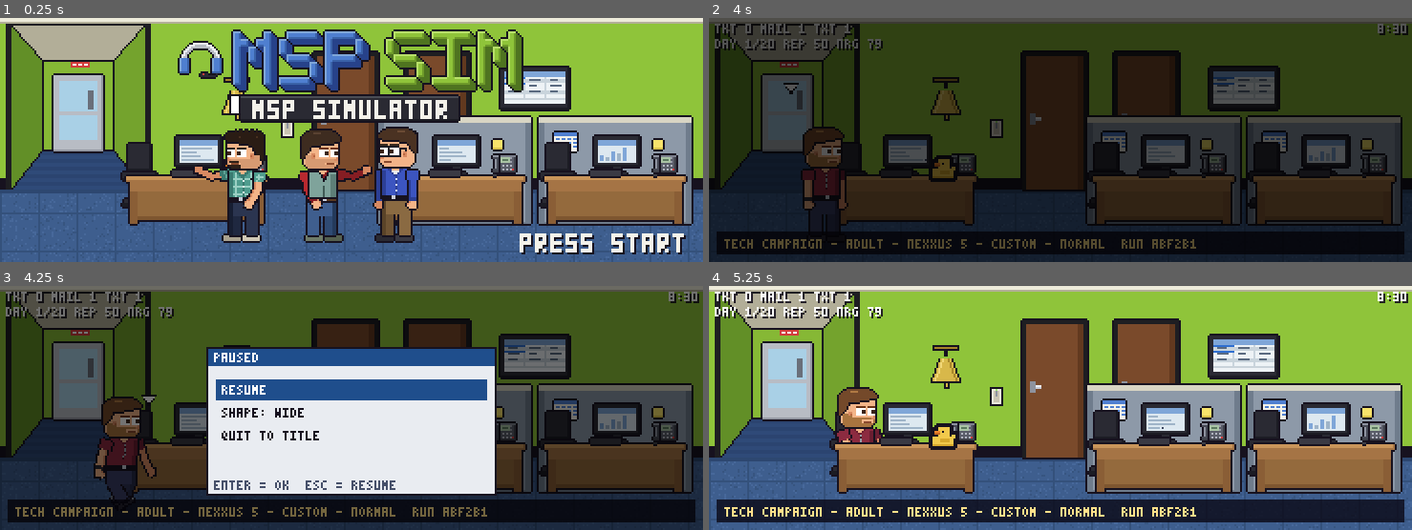
Above: before the commit, frames 1-4 (two rows, left to right).
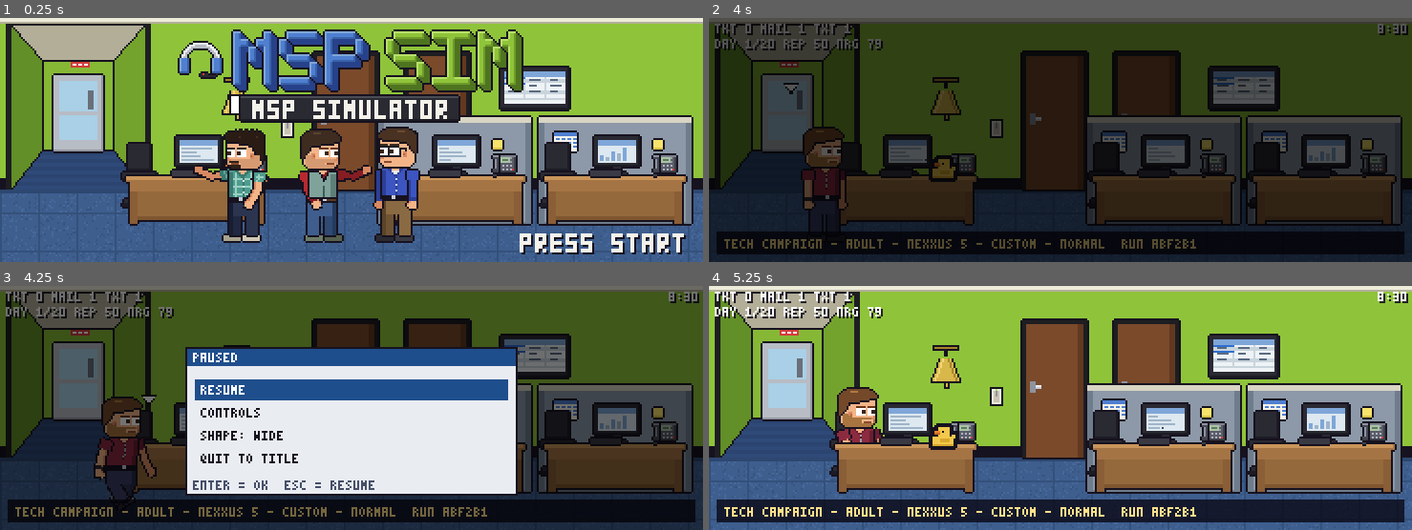
Above: after the commit, the same moments.

Repository: shiftnerd/mspsim
Game: Godot game, scene res://scenes/title.tscn
Same seed, same stepped clock (60 frames per second), same inputs: the game is played once before the commit and once after it.
Inputs (mouse positions are in pixels of both pictures, inside the frame that each line leads up to):
- Up to frame 1 (0.25 s): no input
- Up to frame 2 (4 s): tap Enter (ui_accept) at 0.5, 2 s; move the mouse to (1215, 127) at 0.52 s; hold D (move_right) 0.53-1.25 s; tap X (dance) at 0.6 s; click (1215, 127) at 0.67 s; tap Space (jump) at 0.77, 1.07, 3.77 s; tap K (die) at 0.8 s; drag from (919, 152) to (1144, 152) at 1.27 s; move the mouse to (1130, 86) at 2.02 s; hold A (move_left) 2.03-2.75 s; hold S (duck) 2.03-2.75 s; tap F (drink) at 2.1 s; click (1130, 86) at 2.17 s; drag from (1025, 188) to (793, 152) at 2.77 s; move the mouse to (1271, 176) at 3.52 s; hold D (move_right) from 3.53 s (still down); tap C (follow) at 3.6 s; click (1271, 176) at 3.67 s; tap H (hurt) at 3.8 s
- Up to frame 3 (4.25 s): keep holding D (move_right); tap Space (jump) at 4.07 s; tap Escape (ui_cancel) at 4.15 s
- Up to frame 4 (5.25 s): release D (move_right) at 4.25 s; drag from (849, 371) to (793, 420) at 4.27 s; tap Enter (ui_accept) at 5 s; move the mouse to (1095, 408) at 5.02 s; hold D (move_right) from 5.03 s (still down); tap E (interact) at 5.1 s; click (1095, 408) at 5.17 s

Frames 1-2 are identical in both runs. In frame 3, 5.7% of the frame differs, in the area x 26-74%, y 25-86%; in frame 4, nothing differs.

Commit message:
Add Controls (named actions with gamepad bindings), a controls page in the pause menu, debug-only F-key jumps
Co-Authored-By: Claude Sonnet 5.5 <noreply@anthropic.com>
Claude-Session: https://claude.ai/code/session_01EmCt86fEXnPw3giyK94Bzf

Diff:
--- a/godot/project.godot
+++ b/godot/project.godot
@@ -10,6 +10,7 @@
 [autoload]
 
 Game="*res://scripts/game.gd"
+Controls="*res://scripts/controls.gd"
 World="*res://scripts/world.gd"
 Net="*res://scripts/net.gd"
 Msp="*res://scripts/msp.gd"
--- /dev/null
+++ b/godot/scripts/controls.gd
@@ -0,0 +1,133 @@
+extends Node
+# gdlint:disable=max-line-length
+# Autoload: the one place that says which key (and which gamepad button) does what (roadmap R14, portability).
+# Every control is a named InputMap action registered here at startup; scripts ask for the action instead of a raw
+# key, so a controller or a touch layer can be added later without touching the game scripts.
+#   Controls.matches(event, "push_a")   true when a key event is one of the action's keys, or the action itself
+#                                       (tests send plain key events, a gamepad sends the action)
+#   Controls.confirm(event) / back(event)  Enter, Space or E / Esc or Backspace, or the ui_accept / ui_cancel actions
+# Gamepad: left stick or D-pad moves, A jumps, X uses, B runs, stick down ducks, RT aims, Start pauses. Most screens
+# still read the keyboard; the player's movement actions and the pause menu already work with a pad.
+
+# action: [keys, pad buttons, pad axes as [axis, value]]
+const ACTIONS := {
+	"move_left": [[KEY_A, KEY_LEFT], [JOY_BUTTON_DPAD_LEFT], [[JOY_AXIS_LEFT_X, -1.0]]],
+	"move_right": [[KEY_D, KEY_RIGHT], [JOY_BUTTON_DPAD_RIGHT], [[JOY_AXIS_LEFT_X, 1.0]]],
+	"jump": [[KEY_SPACE, KEY_W, KEY_UP], [JOY_BUTTON_A, JOY_BUTTON_DPAD_UP], []],
+	"run": [[KEY_SHIFT], [JOY_BUTTON_B], []],
+	"interact": [[KEY_E], [JOY_BUTTON_X], []],
+	"hurt": [[KEY_H], [], []],
+	"die": [[KEY_K], [], []],
+	"revive": [[KEY_R], [], []],
+	"wave": [[KEY_Q], [JOY_BUTTON_Y], []],
+	"drink": [[KEY_F], [JOY_BUTTON_LEFT_SHOULDER], []],
+	"dance": [[KEY_X], [], []],
+	"follow": [[KEY_C], [], []],
+	"duck": [[KEY_S, KEY_DOWN], [JOY_BUTTON_DPAD_DOWN], [[JOY_AXIS_LEFT_Y, 1.0]]],
+	"aim": [[KEY_Z], [], [[JOY_AXIS_TRIGGER_RIGHT, 1.0]]],
+	"push_a": [[KEY_Z], [JOY_BUTTON_A], []],
+	"push_b": [[KEY_X], [JOY_BUTTON_B], []],
+	"pick_next": [[KEY_TAB], [JOY_BUTTON_RIGHT_SHOULDER], []],
+	"pick_prev": [[], [JOY_BUTTON_LEFT_SHOULDER], []],
+	"offer_war": [[KEY_V], [JOY_BUTTON_Y], []],
+	"give_item": [[KEY_G], [], []],
+	"phone": [[KEY_P], [JOY_BUTTON_BACK], []],
+	"mute": [[KEY_M], [], []],
+	"pause": [[KEY_PAUSE], [JOY_BUTTON_START], []],
+}
+
+# the help page of the pause menu: pages of [what, keys]
+const HELP := [
+	[
+		"MOVING AND USING",
+		[
+			["MOVE", "A D OR ARROWS"],
+			["JUMP", "SPACE OR W"],
+			["RUN", "HOLD SHIFT"],
+			["DUCK", "S OR DOWN"],
+			["USE, SIT, DOORS", "E"],
+			["PICK A TARGET", "TAB, SHIFT TAB"],
+			["CELL PHONE", "P"],
+			["PAUSE, HELP", "ESC OR PAUSE"],
+		],
+	],
+	[
+		"PEOPLE AND SEATS",
+		[
+			["ROLL YOUR CHAIR", "SHIFT + A D (SEATED)"],
+			["STAND UP", "ANY MOVE KEY OR E"],
+			["WAVE", "Q"],
+			["SIP YOUR DRINK", "F"],
+			["DANCE", "X (FREE PLAY ENDS IT)"],
+			["FOLLOW ME", "C, NEXT TO A COWORKER"],
+			["TALK", "E, NEXT TO A COWORKER"],
+			["MUTE SOUND", "M"],
+		],
+	],
+	[
+		"GAMES AND EXTRAS",
+		[
+			["FIRE A DART", "TAP Z"],
+			["LONG SHOT", "HOLD Z, RELEASE"],
+			["START A WAR, GIVE", "V, G"],
+			["CHAIR RACE PUSH", "Z X IN TURN"],
+			["CHAIR RACE STEER", "ARROWS"],
+			["BOWLING AND ESCAPE", "E"],
+			["KARAOKE LANES", "ARROWS"],
+			["SCREEN SHAPE", "F9"],
+		],
+	],
+]
+
+
+func _ready() -> void:
+	ensure()
+
+
+# register every action that is missing (the player and the tests may also call this; it is safe to repeat)
+func ensure() -> void:
+	for action in ACTIONS:
+		if InputMap.has_action(action):
+			continue
+		InputMap.add_action(action, 0.5)
+		var spec: Array = ACTIONS[action]
+		for code in spec[0]:
+			var ev := InputEventKey.new()
+			ev.physical_keycode = code
+			InputMap.action_add_event(action, ev)
+		for button in spec[1]:
+			var pad := InputEventJoypadButton.new()
+			pad.button_index = button
+			InputMap.action_add_event(action, pad)
+		for ax in spec[2]:
+			var motion := InputEventJoypadMotion.new()
+			motion.axis = ax[0]
+			motion.axis_value = ax[1]
+			InputMap.action_add_event(action, motion)
+
+
+# is this event the action? Plain key events (from tests, or keys with no physical code) are compared by key code
+func matches(event: InputEvent, action: String) -> bool:
+	if not ACTIONS.has(action):
+		return false
+	if event.is_action(action):
+		return true
+	if event is InputEventKey:
+		if action == "pick_prev":
+			return event.keycode == KEY_TAB and event.shift_pressed
+		if action == "pick_next" and event.shift_pressed:
+			return false
+		return event.keycode in ACTIONS[action][0]
+	return false
+
+
+func confirm(event: InputEvent) -> bool:
+	if event is InputEventKey:
+		return event.keycode in [KEY_ENTER, KEY_KP_ENTER, KEY_SPACE, KEY_E] or event.is_action("ui_accept")
+	return event.is_action("ui_accept")
+
+
+func back(event: InputEvent) -> bool:
+	if event is InputEventKey:
+		return event.keycode in [KEY_ESCAPE, KEY_BACKSPACE] or event.is_action("ui_cancel")
+	return event.is_action("ui_cancel")
--- a/godot/scripts/outings.gd
+++ b/godot/scripts/outings.gd
@@ -2616,10 +2616,7 @@
 func _chair_tick(dt: float) -> void:
 	var race: RefCounted = g.race
 	var steer := 0.0
-	if Input.is_key_pressed(KEY_LEFT):
-		steer -= 1.0
-	if Input.is_key_pressed(KEY_RIGHT):
-		steer += 1.0
+	steer = Input.get_axis("move_left", "move_right")
 	race.step(dt, float(g.get("steer", steer)))
 	if race.phase == "done" and race.end_t >= 1.2:
 		_chair_end()
--- a/godot/scripts/pause_menu.gd
+++ b/godot/scripts/pause_menu.gd
@@ -1,19 +1,20 @@
 extends CanvasLayer
 # Autoload: the pause menu. ESC (or the Pause key) while you are walking around a room stops everything: the clock,
 # the cast, the tickets, the SLA timers (the whole scene tree is paused; this node alone keeps running).
-# Rows: RESUME, SHAPE (the output format, same as F9), QUIT TO TITLE (asks first; a campaign keeps its last end-of-day save).
+# Rows: RESUME, CONTROLS (the key list, 3 pages, Left / Right turn them), SHAPE (the output format, same as F9),
+# QUIT TO TITLE (asks first; a campaign keeps its last end-of-day save). The key list lives in Controls.HELP.
 # ESC does nothing here while a computer, phone, card, outing, report or other screen is open: those use ESC themselves.
 # The Pause key works over those too, except on the title and character select screens.
 
 const UiStyle := preload("res://scripts/ui_style.gd")
 
-const ROWS := ["RESUME", "SHAPE", "QUIT TO TITLE"]
 const ROW_H := 12.0
 
 var is_open := false
 
 var _sel := 0
 var _confirm := false
+var _page := -1  # -1 = the menu, 0.. = a page of the controls list
 var _canvas: Control
 
 
@@ -47,6 +48,7 @@
 	is_open = true
 	_sel = 0
 	_confirm = false
+	_page = -1
 	visible = true
 	_canvas.mouse_filter = Control.MOUSE_FILTER_STOP
 	get_tree().paused = true
@@ -65,7 +67,7 @@
 func _labels() -> Array:
 	if _confirm:
 		return ["NO, KEEP PLAYING", "YES, QUIT"]
-	return [ROWS[0], "SHAPE: %s" % Game.format.to_upper(), ROWS[2]]
+	return ["RESUME", "CONTROLS", "SHAPE: %s" % Game.format.to_upper(), "QUIT TO TITLE"]
 
 
 func _activate() -> void:
@@ -75,15 +77,17 @@
 			Game.go_title()
 		else:
 			_confirm = false
-			_sel = 2
+			_sel = 3
 		_canvas.queue_redraw()
 		return
 	match _sel:
 		0:
 			close()
 		1:
+			_page = 0
+		2:
 			Game.cycle_format()
-		2:
+		3:
 			_confirm = true
 			_sel = 0
 	_canvas.queue_redraw()
@@ -91,52 +95,48 @@
 
 func _panel() -> Rect2:
 	var size := get_viewport().get_visible_rect().size
-	return UiStyle.panel_rect(size, 150.0, 76.0 if not _confirm else 88.0)
+	var h := 76.0
+	if _page >= 0:
+		h = 108.0
+	elif _confirm:
+		h = 64.0
+	return UiStyle.panel_rect(size, 172.0, h)
 
 
 func _row_rect(i: int) -> Rect2:
 	var body := _panel().position + Vector2(4.0, 16.0 + (14.0 if _confirm else 0.0))
 	return Rect2(body.x, body.y + ROW_H * float(i), _panel().size.x - 8.0, ROW_H - 1.0)
+
+
+func _turn_page(step: int) -> void:
+	_page = posmod(_page + step, Controls.HELP.size())
+	_canvas.queue_redraw()
 
 
 func _input(event: InputEvent) -> void:
 	if not is_open:
 		if event is InputEventKey and event.pressed and not event.echo:
 			var esc: bool = event.keycode == KEY_ESCAPE and can_open(true)
-			var brk: bool = event.keycode == KEY_PAUSE and can_open(false)
+			var brk: bool = Controls.matches(event, "pause") and can_open(false)
 			if esc or brk:
 				open()
 				get_viewport().set_input_as_handled()
+		elif event is InputEventJoypadButton and event.pressed and Controls.matches(event, "pause") and can_open(false):
+			open()
+			get_viewport().set_input_as_handled()
 		return
 	get_viewport().set_input_as_handled()
-	if event is InputEventKey and event.pressed and not event.echo:
-		var n := _labels().size()
-		match event.keycode:
-			KEY_ESCAPE, KEY_PAUSE:
-				if _confirm:
-					_confirm = false
-					_sel = 2
-					_canvas.queue_redraw()
-				else:
-					close()
-			KEY_UP, KEY_W:
-				_sel = (_sel + n - 1) % n
-				_canvas.queue_redraw()
-			KEY_DOWN, KEY_S:
-				_sel = (_sel + 1) % n
-				_canvas.queue_redraw()
-			KEY_LEFT, KEY_RIGHT, KEY_A, KEY_D:
-				if not _confirm and _sel == 1:
-					Game.cycle_format()
-					_canvas.queue_redraw()
-			KEY_ENTER, KEY_KP_ENTER, KEY_SPACE, KEY_E:
-				_activate()
-	elif event is InputEventMouseMotion:
+	if event is InputEventKey and event.pressed and not event.echo or event is InputEventJoypadButton and event.pressed:
+		_key(event)
+	elif event is InputEventMouseMotion and _page < 0:
 		for i in _labels().size():
 			if _row_rect(i).has_point(event.position) and _sel != i:
 				_sel = i
 				_canvas.queue_redraw()
 	elif event is InputEventMouseButton and event.pressed and event.button_index == MOUSE_BUTTON_LEFT:
+		if _page >= 0:
+			_turn_page(1)
+			return
 		for i in _labels().size():
 			if _row_rect(i).has_point(event.position):
 				_sel = i
@@ -144,6 +144,39 @@
 				return
 
 
+func _key(event: InputEvent) -> void:
+	var n := _labels().size()
+	var left: bool = event.is_action("ui_left") or (event is InputEventKey and event.keycode in [KEY_LEFT, KEY_A])
+	var right: bool = event.is_action("ui_right") or (event is InputEventKey and event.keycode in [KEY_RIGHT, KEY_D])
+	var up: bool = event.is_action("ui_up") or (event is InputEventKey and event.keycode in [KEY_UP, KEY_W])
+	var down: bool = event.is_action("ui_down") or (event is InputEventKey and event.keycode in [KEY_DOWN, KEY_S])
+	if Controls.matches(event, "pause") or Controls.back(event):
+		if _page >= 0:
+			_page = -1
+			_sel = 1
+		elif _confirm:
+			_confirm = false
+			_sel = 3
+		else:
+			close()
+	elif _page >= 0:
+		if left or up:
+			_turn_page(-1)
+		elif right or down or Controls.confirm(event):
+			_turn_page(1)
+	elif up:
+		_sel = (_sel + n - 1) % n
+	elif down:
+		_sel = (_sel + 1) % n
+	elif left or right:
+		if not _confirm and _sel == 2:
+			Game.cycle_format()
+	elif Controls.confirm(event):
+		_activate()
+		return
+	_canvas.queue_redraw()
+
+
 func _paint() -> void:
 	if not is_open:
 		return
@@ -151,6 +184,9 @@
 	var size := get_viewport().get_visible_rect().size
 	c.draw_rect(Rect2(Vector2.ZERO, size), Color(0, 0, 0, 0.55))
 	var r := _panel()
+	if _page >= 0:
+		_paint_help(c, r)
+		return
 	var body := UiStyle.panel(c, r, "PAUSED", "QUIT?" if _confirm else "")
 	if _confirm:
 		var line := "YOUR LAST SAVE IS KEPT" if Campaign.active else "FREE PLAY IS NOT SAVED"
@@ -162,3 +198,15 @@
 			c.draw_rect(rr, UiStyle.HEAD)
 		UiStyle.text(c, labels[i], rr.position.x + 3.0, rr.position.y + 3.0, UiStyle.WHITE if i == _sel else UiStyle.INK)
 	UiStyle.footer(c, r, "ENTER = OK  ESC = BACK" if _confirm else "ENTER = OK  ESC = RESUME")
+
+
+# one page of the key list: what you do on the left, the key on the right
+func _paint_help(c: CanvasItem, r: Rect2) -> void:
+	var page: Array = Controls.HELP[_page]
+	var body := UiStyle.panel(c, r, str(page[0]), "%d / %d" % [_page + 1, Controls.HELP.size()])
+	var y := body.position.y + 2.0
+	for row in page[1]:
+		UiStyle.text(c, str(row[0]), body.position.x, y, UiStyle.INK)
+		UiStyle.right(c, str(row[1]), body.end.x, y, UiStyle.HEAD)
+		y += 9.0
+	UiStyle.footer(c, r, "LEFT RIGHT = PAGE  ESC = BACK")
--- a/godot/scripts/phone.gd
+++ b/godot/scripts/phone.gd
@@ -104,7 +104,7 @@
 
 func _unhandled_input(event: InputEvent) -> void:
 	if not is_open and event is InputEventKey and event.pressed and not event.echo:
-		if event.keycode == KEY_P:
+		if Controls.matches(event, "phone"):
 			open()
 			get_viewport().set_input_as_handled()
 
--- a/godot/scripts/player.gd
+++ b/godot/scripts/player.gd
@@ -119,28 +119,7 @@
 
 
 func _add_inputs() -> void:
-	var keys := {
-		"move_left": [KEY_A, KEY_LEFT],
-		"move_right": [KEY_D, KEY_RIGHT],
-		"jump": [KEY_SPACE, KEY_W, KEY_UP],
-		"run": [KEY_SHIFT],
-		"interact": [KEY_E],
-		"hurt": [KEY_H],
-		"die": [KEY_K],
-		"revive": [KEY_R],
-		"wave": [KEY_Q],
-		"drink": [KEY_F],
-		"dance": [KEY_X],
-		"follow": [KEY_C],
-		"duck": [KEY_S, KEY_DOWN],
-	}
-	for action in keys:
-		if not InputMap.has_action(action):
-			InputMap.add_action(action)
-			for code in keys[action]:
-				var ev := InputEventKey.new()
-				ev.physical_keycode = code
-				InputMap.action_add_event(action, ev)
+	Controls.ensure()
 
 
 func _load_character(name: String) -> void:
@@ -164,20 +143,20 @@
 
 
 func _unhandled_input(event: InputEvent) -> void:
-	if event is InputEventKey and event.keycode == KEY_Z and not event.pressed:
+	if event is InputEventKey and Controls.matches(event, "aim") and not event.pressed:
 		Nerf.charge_release(self)
 		return
 	if event is InputEventKey and event.pressed and not event.echo:
-		if event.keycode == KEY_TAB:
-			cycle_pick(-1 if event.shift_pressed else 1)
+		if Controls.matches(event, "pick_prev") or Controls.matches(event, "pick_next"):
+			cycle_pick(-1 if Controls.matches(event, "pick_prev") else 1)
 			return
-		if event.keycode == KEY_Z:
+		if Controls.matches(event, "aim"):
 			Nerf.charge_start(self)
 			return
-		if event.keycode == KEY_V and held == "nerf":
+		if Controls.matches(event, "offer_war") and held == "nerf":
 			Nerf.offer_war()
 			return
-		if event.keycode == KEY_G and held == "nerf":
+		if Controls.matches(event, "give_item") and held == "nerf":
 			give("")
 			return
 		var i: int = event.keycode - KEY_1
--- a/godot/scripts/sfx.gd
+++ b/godot/scripts/sfx.gd
@@ -382,7 +382,7 @@
 		event is InputEventKey
 		and event.pressed
 		and not event.echo
-		and event.keycode == KEY_M
+		and Controls.matches(event, "mute")
 		and not event.ctrl_pressed
 	):
 		toggle_mute()
--- a/godot/scripts/stage.gd
+++ b/godot/scripts/stage.gd
@@ -1,4 +1,5 @@
 extends Node2D
+# gdlint:disable=max-returns
 # Put the player on the spawn point chosen by the door they came through, and run the follow
 # camera for the current output format (Game.format). F1-F7 jump between sets, F9 cycles format.
 
@@ -152,6 +153,8 @@
 		if event.keycode == KEY_F9:
 			Game.cycle_format()
 			return
+		if not OS.is_debug_build():
+			return  # the F-key room jumps below are for development builds only
 		if event.keycode == KEY_F11 and event.ctrl_pressed:
 			var sites := []
 			for t in ["dental", "law", "vet", "arch", "realty", "trailer"]:
--- a/godot/tests/pause.gd
+++ b/godot/tests/pause.gd
@@ -48,9 +48,16 @@
 	_check(is_equal_approx(world.clock, clock), "the workday clock stands still while paused")
 	await _key(KEY_DOWN)
 	await _key(KEY_ENTER)
-	var shape: String = game.format
-	_check(true, "SHAPE row pressed (format now %s)" % shape)
-	await _key(KEY_UP)
+	_check(pm._page == 0, "CONTROLS opens the key list")
+	await _key(KEY_RIGHT)
+	_check(pm._page == 1, "Right turns the page")
+	await _key(KEY_ESCAPE)
+	_check(pm.is_open and pm._page == -1, "Esc goes back to the menu, still paused")
+	await _key(KEY_DOWN)
+	var before: String = game.format
+	await _key(KEY_ENTER)
+	_check(game.format != before, "SHAPE changes the format (%s to %s)" % [before, game.format])
+	game.set_format(before)
 	await _key(KEY_ESCAPE)
 	_check(not pm.is_open and not paused, "Esc resumes")
 	await _wait(60)
@@ -70,12 +77,13 @@
 	await _key(KEY_ESCAPE)
 	await _key(KEY_DOWN)
 	await _key(KEY_DOWN)
+	await _key(KEY_DOWN)
 	await _key(KEY_ENTER)
 	_check(pm.is_open, "QUIT TO TITLE asks first")
 	await _key(KEY_ESCAPE)
 	_check(pm.is_open, "Esc backs out of the question, the menu stays")
-	await _key(KEY_ENTER)  # selects QUIT TO TITLE again
-	await _key(KEY_DOWN)
+	await _key(KEY_ENTER)  # the cursor is back on QUIT TO TITLE: ask again
+	await _key(KEY_DOWN)  # NO is first, move to YES
 	await _key(KEY_ENTER)
 	await _wait(60)
 	_check(not pm.is_open and not paused, "YES closes the menu")
@@ -83,5 +91,16 @@
 
 	await _key(KEY_ESCAPE)
 	_check(not pm.is_open, "the title screen never opens the pause menu")
+	# Controls: the actions exist and a plain key event matches its action
+	var ctl := root.get_node("Controls")
+	for a in ["move_left", "jump", "aim", "push_a", "push_b", "pick_next", "pick_prev", "phone", "mute", "pause"]:
+		_check(InputMap.has_action(a), "action %s is registered" % a)
+	var tab := InputEventKey.new()
+	tab.keycode = KEY_TAB
+	tab.shift_pressed = true
+	_check(ctl.matches(tab, "pick_prev") and not ctl.matches(tab, "pick_next"), "Shift Tab is pick_prev only")
+	var zkey := InputEventKey.new()
+	zkey.keycode = KEY_Z
+	_check(ctl.matches(zkey, "aim") and ctl.matches(zkey, "push_a") and not ctl.matches(zkey, "push_b"), "Z is aim and push_a")
 	print("failures=", failures)
 	quit(1 if failures > 0 else 0)
Not shown, changed: CLAUDE.md
Not shown, changed: docs/ROADMAP.md
